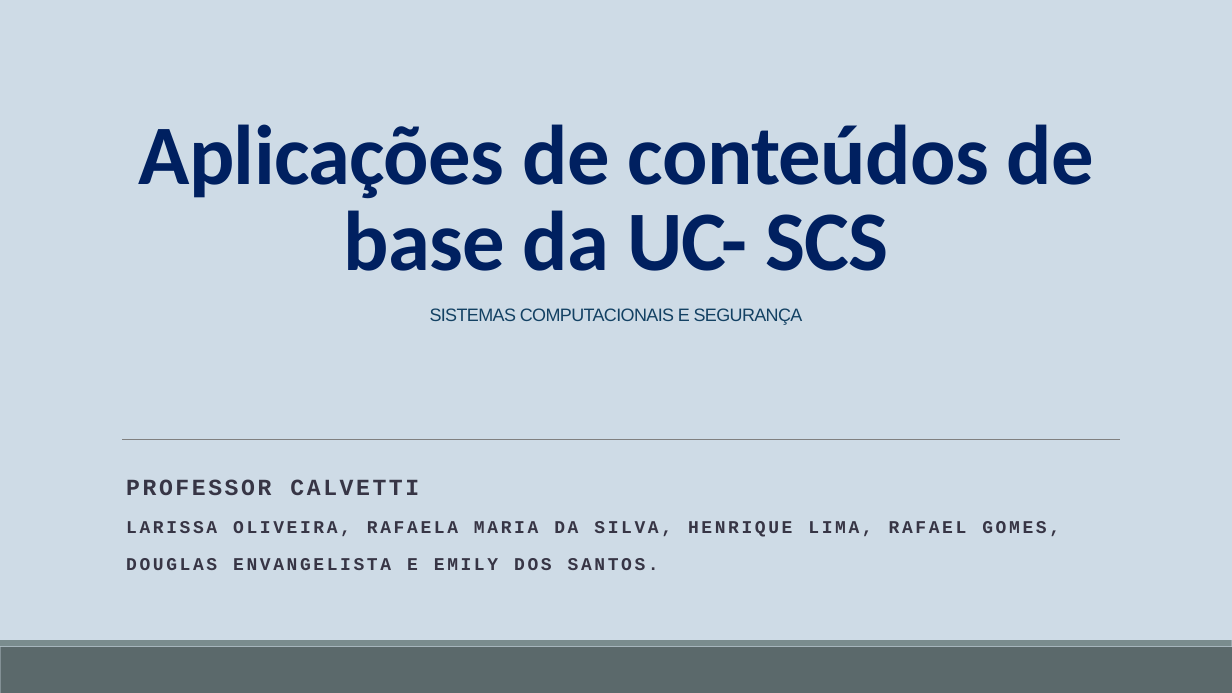
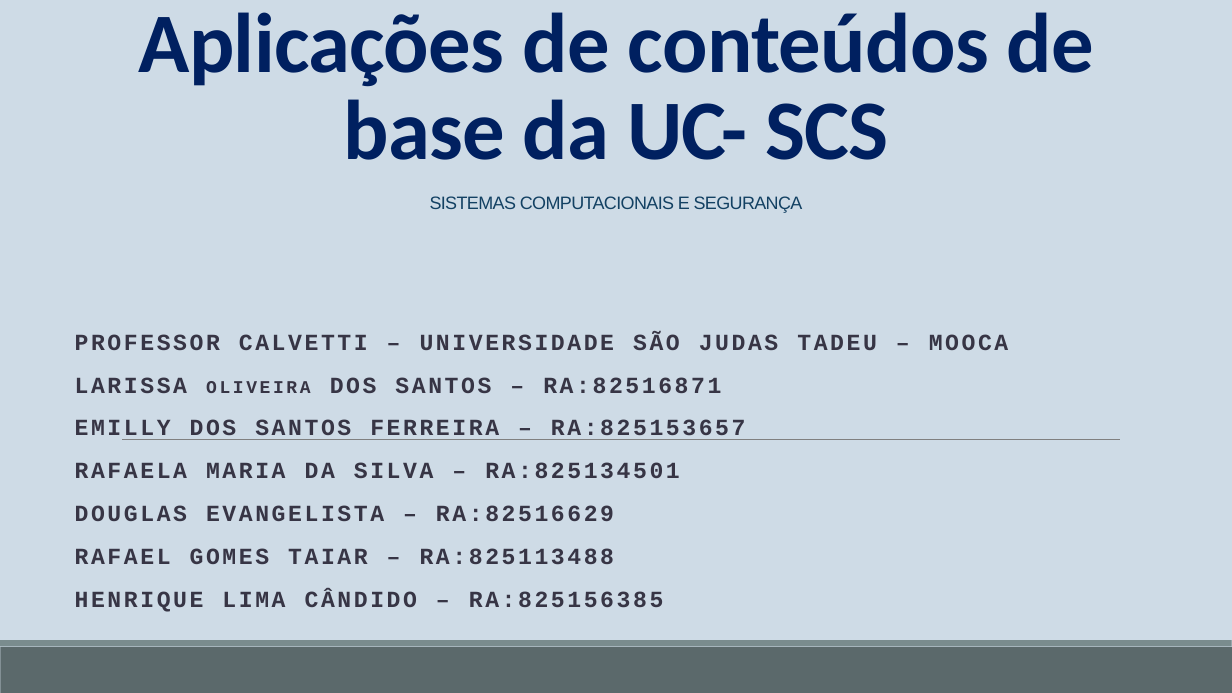
Before and after one commit to RafaelGomesTaiar/taiar, a slide deck: slide 1 of Aplicações de conteúdos de base da UC- SCS grupo.pptx. Drawn at 1232x693 pixels with LibreOffice and Linux fonts; fonts in the diff are those of the drawing. Boxes give left, top, right and bottom in pixels: in the first picture for what was removed or moved away, otherwise in the second. Text is boxed around its words. In the diff, an @@ line names an element or a change of style, - is before the commit and + after.

Commit message:
Aplicações de conteúdos de base da UC- SCS
atividade do dia 06/03 do professor Calvetti.

```diff
--- a/Aplicações de conteúdos de base da UC- SCS grupo.pptx
+++ b/Aplicações de conteúdos de base da UC- SCS grupo.pptx
@@ title "Aplicações de conteúdos de base ...": place and size @@
-title "Aplicações de conteúdos de base ..." at [138, 124, 1094, 325]
+title "Aplicações de conteúdos de base ..." at [138, 12, 1094, 213]
@@ subtitle at [75, 333, 1009, 612]: text changed; size 14 to 18 pt @@
-PROFESSOR CALVETTI
-LARISSA OLIVEIRA, RAFAELA MARIA DA SILVA, HENRIQUE LIMA, RAFAEL GOMES,
-DOUGLAS ENVANGELISTA E EMILY DOS SANTOS.
+PROFESSOR CALVETTI – UNIVERSIDADE SÃO JUDAS TADEU – MOOCA
+LARISSA OLIVEIRA DOS SANTOS – RA:82516871
+EMILLY DOS SANTOS FERREIRA – RA:825153657
+RAFAELA MARIA DA SILVA – RA:825134501
+DOUGLAS EVANGELISTA – RA:82516629
+RAFAEL GOMES TAIAR – RA:825113488
+HENRIQUE LIMA CÂNDIDO – RA:825156385
```
